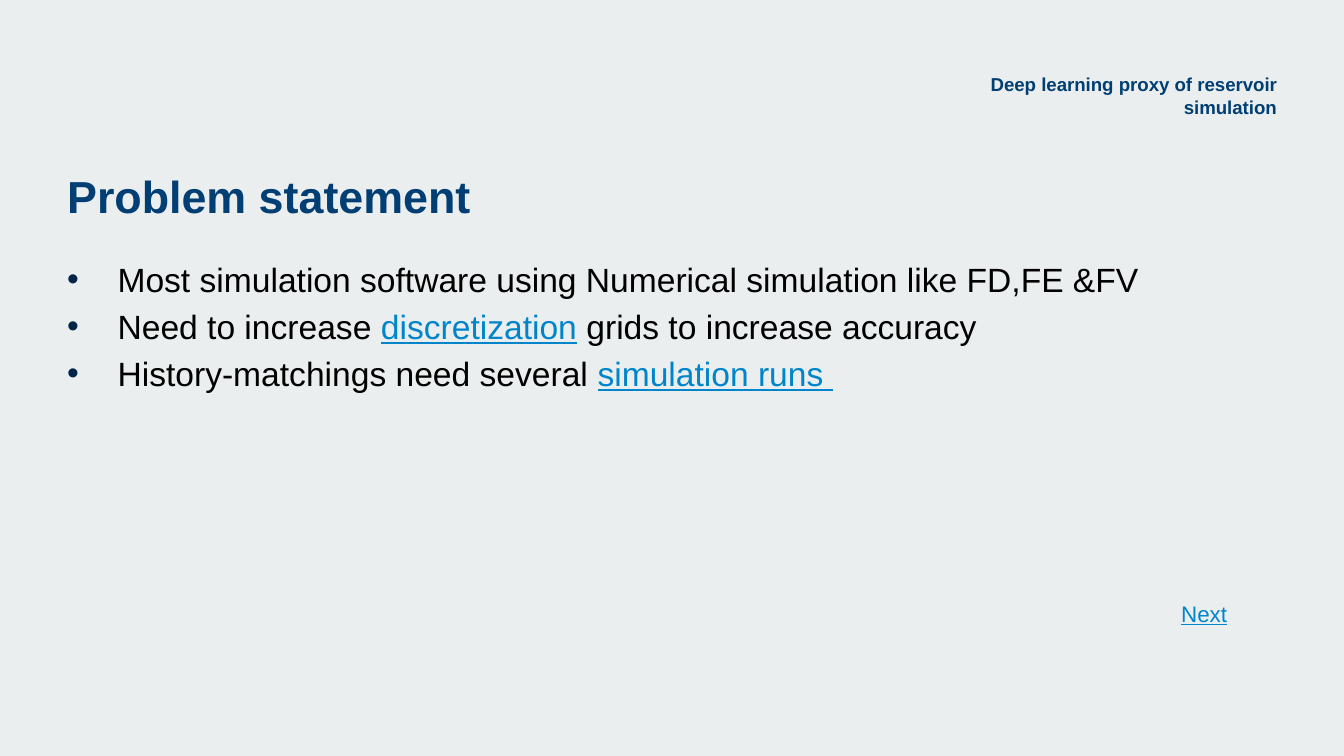
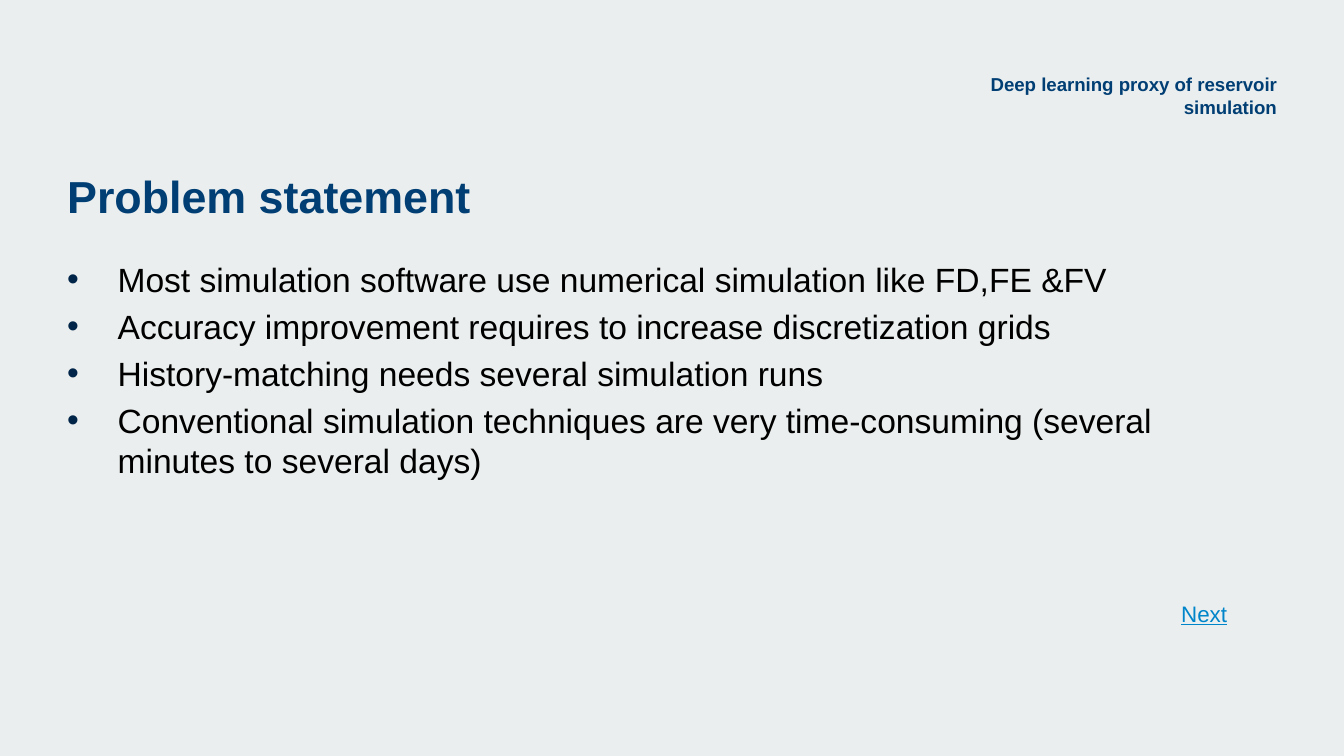
Before and after one commit to acse-srm3018/DeeplearningProxy, a slide deck: slide 2 of RahaMoosavi_presentation_ACSE9.pptx. Drawn at 1344x756 pixels with LibreOffice and Linux fonts; fonts in the diff are those of the drawing; background and template pictures are left out. Boxes give left, top, right and bottom in pixels: in the first picture for what was removed or moved away, otherwise in the second. Text is boxed around its words. In the diff, an @@ line names an element or a change of style, - is before the commit and + after.

```diff
--- a/RahaMoosavi_presentation_ACSE9.pptx
+++ b/RahaMoosavi_presentation_ACSE9.pptx
@@ text at box(118, 267, 1151, 479): text changed @@
-• Most simulation software using Numerical simulation like FD,FE &FV
-• Need to increase discretization grids to increase accuracy
-• History-matchings need several simulation runs
+• Most simulation software use numerical simulation like FD,FE &FV
+• Accuracy improvement requires to increase discretization grids
+• History-matching needs several simulation runs
+• Conventional simulation techniques are very time-consuming (several minutes to several days)
```
Also in this commit, not shown: 11 other slides changed, 3 slides removed.
